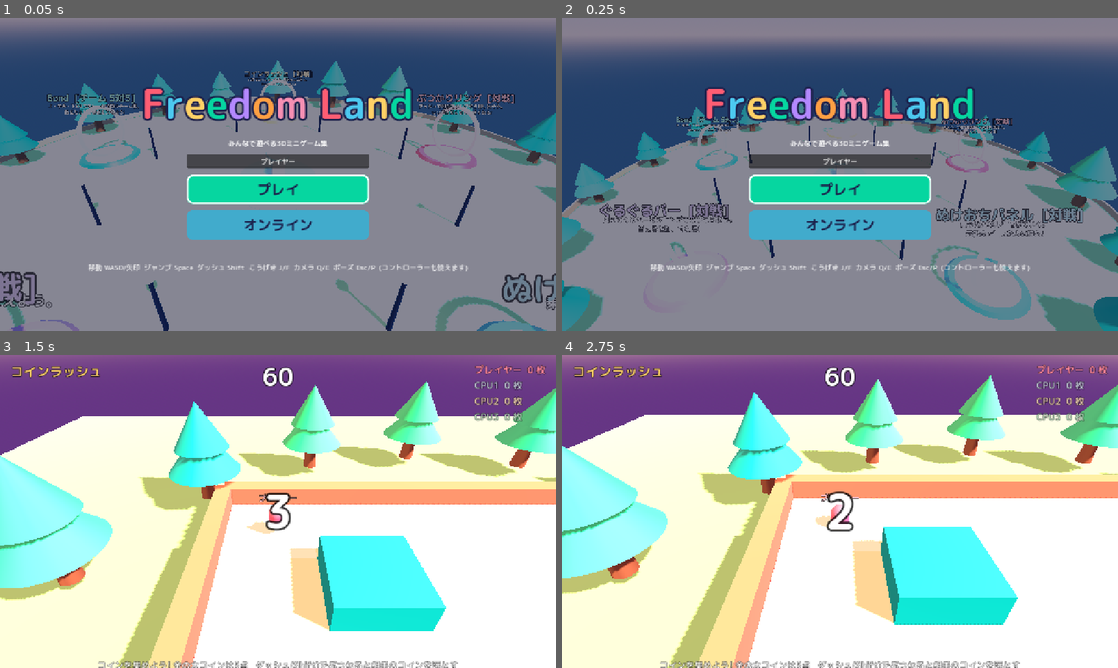
Above: before the commit, frames 1-4 (two rows, left to right).
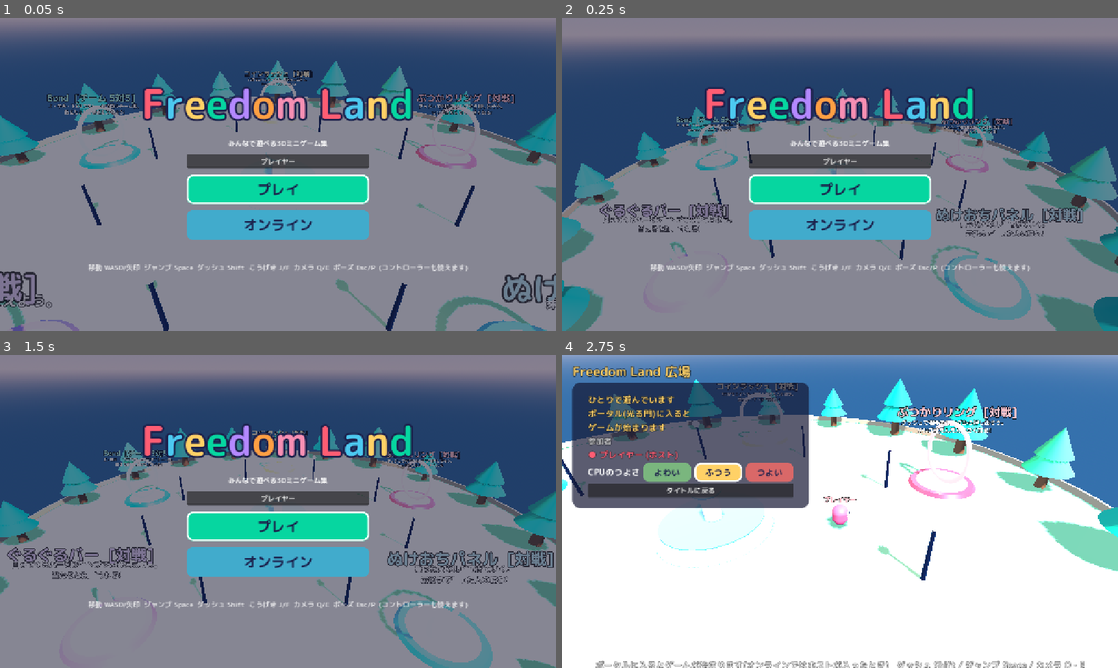
Above: after the commit, the same moments.

Repository: Lumiere2110/freedom-land
Game: Godot game, scene res://scenes/main.tscn
Same seed, same stepped clock (60 frames per second), same inputs: the game is played once before the commit and once after it.
Inputs (mouse positions are in pixels of both pictures, inside the frame that each line leads up to):
- Up to frame 1 (0.05 s): no input
- Up to frame 2 (0.25 s): no input
- Up to frame 3 (1.5 s): click "プレイ" at 0.5 s; click (127, 489) at 1.25 s, where only the run after the commit has a clickable "タイトルに戻る"
- Up to frame 4 (2.75 s): move the mouse to (962, 495) at 2.02 s; hold D (move_right) from 2.03 s (still down); tap J (attack) at 2.1 s; click (962, 495) at 2.17 s; tap Space (jump) at 2.27 s

The runs differ from the first frame. In frame 3, 100% of the frame differs, in the area x 0-100%, y 0-100%; in frame 4, 76%.

Commit message:
プレイで空島へ、オンラインはパスワードでルームを作成・参加。ブラウザ版もオンライン対戦に対応
- プレイ: タイトルの空島(広場)に行き、ポータルでゲームを選ぶ(ゲーム一覧ページは削除)
- オンライン: ルームを作成(6文字のパスワードを表示)/ ルームに参加(パスワード入力)
- 通信を ENet から WebRTC に変更。接続の受け渡しは公開 MQTT ブローカー(HiveMQ)
- パソコン版とブラウザ版(スマホ)が同じルームで遊べる
- パソコン版に公式 webrtc-native 拡張(Windows 64bit)を追加
- ポーズの「ゲーム一覧にもどる」を「空島にもどる」に

Co-Authored-By: Claude Opus 5.5 <noreply@anthropic.com>

Diff:
--- a/scripts/hub.gd
+++ b/scripts/hub.gd
@@ -20,7 +20,7 @@
 func _ready() -> void:
 	is_hub = true
 	game_title = "Freedom Land 広場"
-	help_text = "ポータルに入るとゲームが始まります(ホストのみ)   ダッシュ Shift / ジャンプ Space / カメラ Q・E"
+	help_text = "ポータルに入るとゲームが始まります(オンラインではホストが入ったとき)   ダッシュ Shift / ジャンプ Space / カメラ Q・E"
 	cam_distance = 14.0
 	cam_height = 10.0
 	_live = participants.size() > 0
@@ -206,14 +206,20 @@
 	hud.add_child(panel)
 	var box := VBoxContainer.new()
 	panel.add_child(box)
-	var text := "ひとりで遊んでいます"
+	var text := "ひとりで遊んでいます\nポータル(光る門)に入ると\nゲームが始まります"
 	if Net.online:
 		if multiplayer.is_server():
-			text = "あなたがホストです\nIPアドレス: %s\nポート: %d" % [Net.local_address(), Net.DEFAULT_PORT]
+			text = "あなたがホストです\nみんなにパスワードを教えてね"
 		else:
-			text = "部屋に参加中"
+			text = "ルームに参加中"
 	_info_label = make_label(text, 20, Color("#ffd166"))
 	box.add_child(_info_label)
+	# ルームのパスワードを大きく表示
+	if Net.online and Net.room_code != "":
+		box.add_child(make_label("パスワード", 16, Color(1, 1, 1, 0.7)))
+		var code_label := make_label(Net.room_code, 48, Color.WHITE)
+		code_label.add_theme_color_override("font_outline_color", Color("#1b1f4a"))
+		box.add_child(code_label)
 	box.add_child(make_label("参加者", 18, Color(1, 1, 1, 0.7)))
 	_player_list = VBoxContainer.new()
 	box.add_child(_player_list)
--- a/scripts/main.gd
+++ b/scripts/main.gd
@@ -7,8 +7,9 @@
 ## やっていること:
 ##   1. キーボード・コントローラーのボタンを登録する
 ##   2. タイトル画面を出す
-##        「プレイ」   → ゲーム一覧 → 選んだゲームをひとり(+CPU)で遊ぶ
-##        「オンライン」→ 部屋を作る / 部屋に入る → みんなで広場に集まって遊ぶ
+##        「プレイ」   → 空島(広場)へ。ポータルに入るとゲームが始まる(ひとり+CPU)
+##        「オンライン」→ ルームを作成(パスワードが出る) / ルームに参加(パスワードを入れる)
+##                       → みんなで同じ空島に集まって遊ぶ
 ##   3. 「広場」や「ミニゲーム」を切りかえる
 ##
 ## 画面の切りかえは「Game」という名前のノードを入れかえて行います。
@@ -48,7 +49,8 @@
 var current_participants := [] # 今の画面の参加者
 var _title_ui: Control
 var _message_label: Label
-var _pages := {}               # タイトル画面のページ: "top"(はじめ) / "play"(ゲーム一覧) / "online"(接続)
+var _pages := {}               # タイトル画面のページ: "top"(はじめ) / "online"(ルーム) / "join"(パスワード入力)
+var _code_edit: LineEdit       # パスワードを入れる欄
 var _name_edit: LineEdit
 var pause_menu: CanvasLayer    # ポーズメニュー(scripts/pause_menu.gd)
 var touch: Control             # スマホ用の画面ボタン(scripts/touch_controls.gd)
@@ -59,6 +61,7 @@
 	_setup_input()
 	Net.connection_problem.connect(_on_connection_problem)
 	Net.players_changed.connect(_on_players_changed)
+	Net.room_ready.connect(_on_room_ready)
 	_show_title()
 
 	# ポーズメニュー
@@ -81,11 +84,10 @@
 		_autotest_lane()
 	elif args.has("--autohost"):
 		Net.my_name = "ホスト"
-		_on_host_pressed(Net.DEFAULT_PORT)
+		_on_host_pressed()
 		_autotest_online(true)
 	elif args.has("--autojoin"):
 		Net.my_name = "ゲスト"
-		Net.join_room("127.0.0.1", Net.DEFAULT_PORT)
 		_autotest_online(false)
 
 
@@ -154,13 +156,8 @@
 	load_scene.rpc_id(peer_id, current_scene, current_participants)
 
 
-## ゲームが終わったあとに戻る場所
-##   オンライン → みんなで広場へ(ホストだけが決める)
-##   ひとりで遊んでいる → タイトルのゲーム一覧へ
+## ゲームが終わったあとは、空島(広場)へ戻る(ホストだけが決める。ひとりのときは自分がホスト)
 func back_to_hub() -> void:
-	if not Net.online:
-		_back_to_title_page("play")
-		return
 	if multiplayer.is_server():
 		load_scene.rpc("hub", hub_participants())
 
@@ -252,8 +249,8 @@
 
 	# ページを3つ作って、同じ場所に重ねておく(見せるのは1つだけ)
 	_pages["top"] = _build_top_page()
-	_pages["play"] = _build_play_page()
 	_pages["online"] = _build_online_page()
+	_pages["join"] = _build_join_page()
 	for page in _pages.values():
 		box.add_child(page)
 
@@ -319,83 +316,15 @@
 	var play := _big_button("プレイ", Color("#06d6a0"))
 	play.custom_minimum_size.y = 68
 	play.add_theme_font_size_override("font_size", 32)
-	play.pressed.connect(func(): _show_page("play"))
+	play.pressed.connect(_start_solo)
 	page.add_child(play)
 
 	var online := _big_button("オンライン", Color("#4cc9f0"))
 	online.custom_minimum_size.y = 68
 	online.add_theme_font_size_override("font_size", 32)
-	online.pressed.connect(func():
-		if Net.is_web():
-			# ブラウザ版では、パソコンどうしをつなぐ通信(ENet)が使えない
-			_set_message("ブラウザ版ではオンライン対戦はできません。\nみんなで遊ぶときはパソコン版(my web からダウンロード)を使ってね。")
-		else:
-			_show_page("online"))
+	online.pressed.connect(func(): _show_page("online"))
 	page.add_child(online)
 	return page
-
-
-## ゲーム一覧のページ: ゲームを選ぶと、ひとり(+CPU)ですぐ始まる
-func _build_play_page() -> Control:
-	var page := VBoxContainer.new()
-	page.add_theme_constant_override("separation", 12)
-
-	var head := Label.new()
-	head.text = "ゲームをえらぼう"
-	head.horizontal_alignment = HORIZONTAL_ALIGNMENT_CENTER
-	head.add_theme_font_size_override("font_size", 30)
-	page.add_child(head)
-
-	# ゲームのカードを2列にならべる
-	var grid := GridContainer.new()
-	grid.columns = 2
-	grid.add_theme_constant_override("h_separation", 14)
-	grid.add_theme_constant_override("v_separation", 14)
-	page.add_child(grid)
-	for g in GAMES:
-		grid.add_child(_game_card(g))
-
-	# CPUのつよさを選ぶ列
-	var level_row := cpu_level_row()
-	level_row.size_flags_horizontal = Control.SIZE_SHRINK_CENTER
-	page.add_child(level_row)
-
-	var back := _big_button("もどる", Color("#c7c9d9"))
-	back.custom_minimum_size = Vector2(220, 48)
-	back.size_flags_horizontal = Control.SIZE_SHRINK_CENTER
-	back.pressed.connect(func(): _show_page("top"))
-	page.add_child(back)
-	return page
-
-
-## ゲーム1つぶんのカード(押すとそのゲームが始まる大きなボタン)
-func _game_card(g: Dictionary) -> Button:
-	var color: Color = g["color"]
-	var b := _big_button("", color)
-	b.custom_minimum_size = Vector2(360, 120)
-	b.focus_mode = Control.FOCUS_ALL
-	# ボタンの中に文字を2段で並べる(タイトルと説明)
-	var inner := VBoxContainer.new()
-	inner.set_anchors_preset(Control.PRESET_FULL_RECT)
-	inner.offset_left = 18
-	inner.offset_right = -18
-	inner.offset_top = 12
-	inner.mouse_filter = Control.MOUSE_FILTER_IGNORE
-	b.add_child(inner)
-	var title := Label.new()
-	title.text = "%s  [%s]" % [g["title"], g["mode"]]
-	title.add_theme_font_size_override("font_size", 26)
-	title.add_theme_color_override("font_color", Color("#1b1f4a"))
-	title.mouse_filter = Control.MOUSE_FILTER_IGNORE
-	inner.add_child(title)
-	var text := Label.new()
-	text.text = g["text"]
-	text.add_theme_font_size_override("font_size", 16)
-	text.add_theme_color_override("font_color", Color("#1b1f4a"))
-	text.mouse_filter = Control.MOUSE_FILTER_IGNORE
-	inner.add_child(text)
-	b.pressed.connect(func(): _start_solo_game(g["id"]))
-	return b
 
 
 ## 「CPUのつよさ: よわい / ふつう / つよい」の列を作る(タイトルと広場で使う)
@@ -438,74 +367,119 @@
 	return DisplayServer.is_touchscreen_available() or OS.get_cmdline_user_args().has("--touch")
 
 
-## ひとりでゲームを始める(足りない人数はCPU)
-func _start_solo_game(game_id: String) -> void:
+## 「プレイ」: ひとり(+CPU)で空島へ。空島のポータルに入るとゲームが始まる
+func _start_solo() -> void:
 	Net.my_name = _name_from(_name_edit)
 	Net.start_solo()
-	start_game(game_id)
-
-
-## オンラインのページ: 部屋を作る / IPアドレスを入れて部屋に入る
+	load_scene("hub", hub_participants())
+
+
+## オンラインのページ: ルームを作成 / ルームに参加
 func _build_online_page() -> Control:
+	var page := _page_box("オンラインで遊ぶ",
+		"1人が「ルームを作成」を押すと、画面にパスワードが出ます。\nほかの人は「ルームに参加」でそのパスワードを入れると、同じ空島に集まれます。")
+
+	var host := _big_button("ルームを作成", Color("#ffd166"))
+	host.custom_minimum_size.y = 64
+	host.add_theme_font_size_override("font_size", 28)
+	host.pressed.connect(func():
+		Net.my_name = _name_from(_name_edit)
+		_on_host_pressed())
+	page.add_child(host)
+
+	var join := _big_button("ルームに参加", Color("#4cc9f0"))
+	join.custom_minimum_size.y = 64
+	join.add_theme_font_size_override("font_size", 28)
+	join.pressed.connect(func():
+		_show_page("join")
+		_code_edit.grab_focus.call_deferred())
+	page.add_child(join)
+
+	page.add_child(_back_button(func():
+		Net.leave()   # ルームを作っている途中ならやめる
+		_show_page("top")))
+	return page
+
+
+## パスワード入力のページ
+func _build_join_page() -> Control:
+	var page := _page_box("ルームに参加", "ルームを作った人の画面に出ているパスワード(6文字)を入れてね")
+
+	_code_edit = LineEdit.new()
+	_code_edit.placeholder_text = "パスワード"
+	_code_edit.max_length = 6
+	_code_edit.alignment = HORIZONTAL_ALIGNMENT_CENTER
+	_code_edit.add_theme_font_size_override("font_size", 40)
+	_code_edit.custom_minimum_size.y = 70
+	# 小文字で入れても大文字にする
+	_code_edit.text_changed.connect(func(t: String):
+		var up := t.to_upper()
+		if up != t:
+			var caret := _code_edit.caret_column
+			_code_edit.text = up
+			_code_edit.caret_column = caret)
+	_code_edit.text_submitted.connect(func(_t: String): _join_with_code())
+	page.add_child(_code_edit)
+
+	var enter := _big_button("ルームに入る", Color("#06d6a0"))
+	enter.custom_minimum_size.y = 64
+	enter.add_theme_font_size_override("font_size", 28)
+	enter.pressed.connect(_join_with_code)
+	page.add_child(enter)
+
+	page.add_child(_back_button(func():
+		Net.leave()
+		_show_page("online")))
+	return page
+
+
+## ページの入れ物(見出し+説明)
+func _page_box(title: String, help: String) -> VBoxContainer:
 	var page := VBoxContainer.new()
 	page.add_theme_constant_override("separation", 14)
 	page.custom_minimum_size = Vector2(520, 0)
 	page.size_flags_horizontal = Control.SIZE_SHRINK_CENTER
-
 	var head := Label.new()
-	head.text = "オンラインで遊ぶ"
+	head.text = title
 	head.horizontal_alignment = HORIZONTAL_ALIGNMENT_CENTER
 	head.add_theme_font_size_override("font_size", 30)
 	page.add_child(head)
-
 	var how := Label.new()
-	how.text = "1人が「部屋を作る」を押して、広場に出るIPアドレスをみんなに教えます。\nほかの人はそのIPアドレスを入れて「部屋に入る」を押します。"
+	how.text = help
 	how.horizontal_alignment = HORIZONTAL_ALIGNMENT_CENTER
+	how.autowrap_mode = TextServer.AUTOWRAP_WORD_SMART
 	how.add_theme_font_size_override("font_size", 16)
 	how.add_theme_color_override("font_color", Color(1, 1, 1, 0.8))
 	page.add_child(how)
-
-	var host := _big_button("部屋を作る(ホスト)", Color("#ffd166"))
-	host.pressed.connect(func():
-		Net.my_name = _name_from(_name_edit)
-		_on_host_pressed(Net.DEFAULT_PORT))
-	page.add_child(host)
-
-	var row := HBoxContainer.new()
-	row.add_theme_constant_override("separation", 10)
-	var ip_edit := LineEdit.new()
-	ip_edit.placeholder_text = "ホストのIPアドレス(例 192.168.0.5)"
-	ip_edit.size_flags_horizontal = Control.SIZE_EXPAND_FILL
-	row.add_child(ip_edit)
-	var join := _big_button("部屋に入る", Color("#4cc9f0"))
-	join.pressed.connect(func():
-		Net.my_name = _name_from(_name_edit)
-		var address := ip_edit.text.strip_edges()
-		if address == "":
-			address = "127.0.0.1"
-		if Net.join_room(address, Net.DEFAULT_PORT) != OK:
-			_set_message("接続を始められませんでした。")
-		else:
-			_set_message("%s に接続しています…" % address))
-	row.add_child(join)
-	page.add_child(row)
-
+	return page
+
+
+func _back_button(action: Callable) -> Button:
 	var back := _big_button("もどる", Color("#c7c9d9"))
 	back.custom_minimum_size = Vector2(220, 48)
 	back.size_flags_horizontal = Control.SIZE_SHRINK_CENTER
-	back.pressed.connect(func():
-		if Net.online:
-			Net.leave()   # 接続中ならやめる
-		_show_page("top"))
-	page.add_child(back)
-	return page
-
-
-func _on_host_pressed(port: int) -> void:
-	var err := Net.host_room(port)
-	if err != OK:
-		_set_message("部屋を作れませんでした(ポート %d が使用中かもしれません)。" % port)
+	back.pressed.connect(action)
+	return back
+
+
+## パスワードを入れて「ルームに入る」
+func _join_with_code() -> void:
+	var code := _code_edit.text.strip_edges().to_upper()
+	if code.length() != 6:
+		_set_message("パスワードは6文字です。")
 		return
+	Net.my_name = _name_from(_name_edit)
+	Net.join_room(code)
+	_set_message("ルーム「%s」をさがしています…(少し時間がかかります)" % code)
+
+
+## 「ルームを作成」: パスワードができたら空島へ(_on_room_ready)
+func _on_host_pressed() -> void:
+	Net.host_room()
+	_set_message("ルームを作っています…")
+
+
+func _on_room_ready(_code: String) -> void:
 	load_scene("hub", hub_participants())
 
 
@@ -525,7 +499,10 @@
 
 
 func _on_connection_problem(message: String) -> void:
-	back_to_title(message)
+	# ルームに入ろうとして失敗したときは、パスワード入力のページに戻す
+	var joining: bool = current_scene == "" and _pages["join"].visible
+	_back_to_title_page("join" if joining else "top")
+	_set_message(message)
 
 
 func _set_message(text: String) -> void:
@@ -571,7 +548,7 @@
 func _autotest() -> void:
 	Net.my_name = "テスト"
 	# タイトル画面の3つのページを順番に表示する
-	for page in ["top", "play", "online"]:
+	for page in ["top", "online", "join"]:
 		_show_page(page)
 		await get_tree().create_timer(3.0 if page == "top" else 1.5).timeout
 		_autotest_shot("title_" + page)
@@ -625,6 +602,34 @@
 ## 2台(ホストとゲスト)で同時に起動して、通信できるか確かめる
 func _autotest_online(is_host: bool) -> void:
 	var who := "HOST" if is_host else "GUEST"
+	var code_file := "user://autotest_room.txt"
+	if is_host:
+		# パスワードができたらファイルに書いて、ゲストが入ってくるのを待つ
+		await Net.room_ready
+		var f := FileAccess.open(code_file, FileAccess.WRITE)
+		f.store_string(Net.room_code)
+		f.close()
+		print("NETTEST HOST: room=", Net.room_code)
+		for i in 60:
+			if Net.players.size() >= 2:
+				break
+			await get_tree().create_timer(1.0).timeout
+		print("NETTEST HOST: players=", Net.players.keys())
+	else:
+		# ホストが書いたパスワードを読んで、ルームに入る
+		for i in 30:
+			if FileAccess.file_exists(code_file):
+				break
+			await get_tree().create_timer(0.5).timeout
+		var code := FileAccess.get_file_as_string(code_file)
+		DirAccess.remove_absolute(ProjectSettings.globalize_path(code_file))
+		print("NETTEST GUEST: joining ", code)
+		Net.join_room(code)
+		for i in 60:
+			if current_scene != "":
+				break
+			await get_tree().create_timer(1.0).timeout
+		print("NETTEST GUEST: scene=", current_scene, " players=", Net.players.keys())
 	await get_tree().create_timer(4.0).timeout
 	for id in ["coin_rush", "panel_drop", "bump_ring", "spin_bar", "lane_battle", "hub"]:
 		if is_host:
--- a/scripts/net.gd
+++ b/scripts/net.gd
@@ -7,9 +7,9 @@
 ## どのスクリプトからでも「Net.〇〇」と書くだけで使えます。
 ##
 ## しくみのざっくり説明:
-##   ・「ホスト」= 部屋を作る人。ゲームの進行(点数・タイマーなど)を決める係。
-##   ・「クライアント」= ホストの部屋に入る人。
-##   ・パソコン同士は ENet という通信方法でつながります。
+##   ・「ホスト」= ルームを作る人。ゲームの進行(点数・タイマーなど)を決める係。
+##   ・「ゲスト」= パスワードを入れて、ホストのルームに入る人。
+##   ・パソコンやスマホどうしは WebRTC という通信方法でつながります(くわしくは room.gd)。
 ##   ・各プレイヤーには「ピアID」という番号がつきます。ホストはいつも 1 番です。
 ##
 ## RPC(アールピーシー)とは:
@@ -22,10 +22,15 @@
 ## 接続に失敗したとき・切れたときに知らせる合図
 signal connection_problem(message: String)
 
-## 通信に使う「ポート番号」。部屋に入る人も同じ番号を使います。
-const DEFAULT_PORT := 24680
-## 一つの部屋に入れる最大人数(ホストをのぞく)
+## ルームができたときの合図(パスワードつき)
+signal room_ready(code: String)
+
+## 一つのルームに入れる最大人数(ホストをのぞく)
 const MAX_CLIENTS := 7
+
+const RoomScript = preload("res://scripts/room.gd")
+var room: Node              # ルームとパスワードの係(room.gd)
+var room_code := ""         # 今いるルームのパスワード
 
 ## プレイヤーの色。入った順に割り当てます。
 const COLORS := [
@@ -74,6 +79,12 @@
 	ThemeDB.fallback_font = font
 	ThemeDB.fallback_font_size = 22
 
+	# ルームの係(scripts/room.gd)
+	room = RoomScript.new()
+	add_child(room)
+	room.room_ready.connect(_on_room_ready)
+	room.failed.connect(_on_room_failed)
+
 	# 通信のできごとが起きたときに呼ばれる関数をつないでおく
 	multiplayer.peer_connected.connect(_on_peer_connected)
 	multiplayer.peer_disconnected.connect(_on_peer_disconnected)
@@ -92,46 +103,43 @@
 	players_changed.emit()
 
 
-## 部屋を作る(ホストになる)。うまくいけば OK が返ります。
-func host_room(port: int) -> Error:
-	var peer := ENetMultiplayerPeer.new()
-	var err := peer.create_server(port, MAX_CLIENTS)
-	if err != OK:
-		return err
-	multiplayer.multiplayer_peer = peer
+## ルームを作る(ホストになる)。パスワードができると room_ready の合図が来ます。
+func host_room() -> void:
+	leave()
+	multiplayer.multiplayer_peer = room.start_host()
 	online = true
+	room_code = room.code
 	players = {1: {"name": my_name, "color": COLORS[0]}}
-	players_changed.emit()
-	return OK
-
-
-## 部屋に入る(クライアントになる)。つながったかどうかは後でシグナルでわかります。
-func join_room(address: String, port: int) -> Error:
-	var peer := ENetMultiplayerPeer.new()
-	var err := peer.create_client(address, port)
-	if err != OK:
-		return err
-	multiplayer.multiplayer_peer = peer
+
+
+## パスワードを入れてルームに入る。つながると connected_to_server が来ます。
+func join_room(code: String) -> void:
+	leave()
+	multiplayer.multiplayer_peer = room.start_guest(code)
 	online = true
+	room_code = room.code
 	players = {}
-	return OK
 
 
 ## 通信をやめてタイトルに戻るときに使う
 func leave() -> void:
+	room.stop()
 	if multiplayer.multiplayer_peer:
 		multiplayer.multiplayer_peer.close()
 	multiplayer.multiplayer_peer = OfflineMultiplayerPeer.new()
 	online = false
+	room_code = ""
 	players = {}
 
 
-## このパソコンの IP アドレス(同じ Wi-Fi の人に教える番号)を探す
-func local_address() -> String:
-	for a in IP.get_local_addresses():
-		if a.begins_with("192.168.") or a.begins_with("10.") or a.begins_with("172."):
-			return a
-	return "127.0.0.1"
+func _on_room_ready(code: String) -> void:
+	room_ready.emit(code)
+	players_changed.emit()
+
+
+func _on_room_failed(message: String) -> void:
+	leave()
+	connection_problem.emit(message)
 
 
 # ───────── 通信のできごと ─────────
@@ -175,7 +183,7 @@
 
 func _on_connection_failed() -> void:
 	leave()
-	connection_problem.emit("部屋に入れませんでした。IPアドレスとポート番号を確かめてください。")
+	connection_problem.emit("ルームに入れませんでした。パスワードを確かめてください。")
 
 
 func _on_host_disconnected() -> void:
--- a/scripts/pause_menu.gd
+++ b/scripts/pause_menu.gd
@@ -81,13 +81,15 @@
 	else:
 		_note.text = "ゲームを止めています"
 		get_tree().paused = true
-		_add_button("はじめからやりなおす", Color("#ffd166"), func():
-			var scene: String = main.current_scene
-			close()
-			main.start_game(scene))
-		_add_button("ゲーム一覧にもどる", Color("#4cc9f0"), func():
-			close()
-			main._back_to_title_page("play"))
+		# 空島(広場)にいるときは、ゲーム用のボタンは出さない
+		if main.current_scene != "hub":
+			_add_button("はじめからやりなおす", Color("#ffd166"), func():
+				var scene: String = main.current_scene
+				close()
+				main.start_game(scene))
+			_add_button("空島にもどる", Color("#4cc9f0"), func():
+				close()
+				main.back_to_hub())
 		_add_button("タイトルにもどる", Color("#c7c9d9"), func():
 			close()
 			main.back_to_title())
--- /dev/null
+++ b/scripts/room.gd
@@ -0,0 +1,259 @@
+extends Node
+## ─────────────────────────────────────────────
+## Room(ルームとパスワードの係)
+## ─────────────────────────────────────────────
+## 「ルームを作成」「ルームに参加」で、パソコンやスマホどうしをつなぐ係です。
+##
+## つなぐ仕組み(WebRTC):
+##   WebRTC は、ブラウザでもパソコンでも使える「直接つながる」通信です。
+##   ただし、つながる前に「わたしの住所はここです」という紙(SDP と ICE 候補)を
+##   おたがいに渡し合う必要があります。この受け渡しを「シグナリング」と呼びます。
+##
+## 紙の受け渡し(MQTT):
+##   紙は、だれでも使える無料の「伝言板」サーバー(MQTT ブローカー)を通して渡します。
+##   伝言板には「トピック」という部屋のような名前があり、
+##     freedomland/v1/パスワード/host        … ホストあての伝言
+##     freedomland/v1/パスワード/g/ゲスト番号 … ゲストあての伝言
+##   に書きこみます。同じパスワードを知っている人だけが、同じ場所で出会えます。
+##   つながったあとのゲームの通信は、伝言板を通らず直接行います。
+##
+## MQTT のメッセージ(パケット)は、決まった形のバイト列です。ここでは必要な
+## CONNECT(つなぐ)・SUBSCRIBE(伝言を受け取る)・PUBLISH(伝言を書く)・PINGREQ(生きてるよ)
+## だけを自分で作っています。
+
+signal room_ready(code: String)     # ホスト: ルームができた
+signal failed(message: String)      # うまくいかなかった
+
+const BROKER := "wss://broker.hivemq.com:8884/mqtt"
+const TOPIC := "freedomland/v1/"
+## STUN サーバー: 「外から見た自分の住所」を教えてくれる無料のサーバー
+const ICE := {"iceServers": [{"urls": ["stun:stun.l.google.com:19302", "stun:stun1.l.google.com:19302"]}]}
+## パスワードに使う文字(0とO、1とIなど、まちがえやすい文字は入れない)
+const CODE_CHARS := "ABCDEFGHJKLMNPQRSTUVWXYZ23456789"
+const JOIN_TIMEOUT := 25.0
+
+var is_host := false
+var code := ""
+var peer: WebRTCMultiplayerPeer
+var my_peer_id := 1
+
+var _ws := WebSocketPeer.new()
+var _buffer := PackedByteArray()
+var _sent_connect := false
+var _mqtt_ready := false
+var _ping := 0.0
+var _wait := 0.0              # ゲスト: つながるまでの待ち時間
+var _active := false
+var _conns := {}              # ホスト: ゲスト番号 → WebRTCPeerConnection
+var _conn: WebRTCPeerConnection   # ゲスト: ホストとのつながり
+
+
+## パスワードを作る(6文字)
+static func make_code() -> String:
+	var s := ""
+	for i in 6:
+		s += CODE_CHARS[randi() % CODE_CHARS.length()]
+	return s
+
+
+## ホストとしてルームを作る
+func start_host() -> WebRTCMultiplayerPeer:
+	is_host = true
+	code = make_code()
+	my_peer_id = 1
+	peer = WebRTCMultiplayerPeer.new()
+	peer.create_server()
+	_open_broker()
+	return peer
+
+
+## ゲストとしてルームに入る
+func start_guest(room_code: String) -> WebRTCMultiplayerPeer:
+	is_host = false
+	code = room_code.strip_edges().to_upper()
+	my_peer_id = randi_range(2, 1 << 30)
+	peer = WebRTCMultiplayerPeer.new()
+	peer.create_client(my_peer_id)
+	_conn = _new_connection(1)
+	peer.add_peer(_conn, 1)   # ホストはいつも 1 番
+	_wait = 0.0
+	_open_broker()
+	return peer
+
+
+## やめる(タイトルに戻るとき)
+func stop() -> void:
+	_active = false
+	_mqtt_ready = false
+	if _ws.get_ready_state() != WebSocketPeer.STATE_CLOSED:
+		_ws.close()
+	_conns.clear()
+	_conn = null
+
+
+func _open_broker() -> void:
+	_ws = WebSocketPeer.new()
+	_ws.supported_protocols = PackedStringArray(["mqtt"])
+	_buffer.clear()
+	_sent_connect = false
+	_mqtt_ready = false
+	_active = true
+	var err := _ws.connect_to_url(BROKER)
+	if err != OK:
+		_fail("伝言板サーバーにつながりませんでした。インターネットを確かめてください。")
+
+
+func _fail(message: String) -> void:
+	if not _active:
+		return
+	stop()
+	failed.emit(message)
+
+
+# ─────────── 毎フレーム ───────────
+
+func _process(delta: float) -> void:
+	if not _active:
+		return
+	_ws.poll()
+	var st := _ws.get_ready_state()
+	if st == WebSocketPeer.STATE_OPEN:
+		if not _sent_connect:
+			_sent_connect = true
+			_ws.send(_packet(0x10, _str("MQTT") + PackedByteArray([4, 2, 0, 60]) + _str("fl%d" % randi())))
+		while _ws.get_available_packet_count() > 0:
+			_buffer.append_array(_ws.get_packet())
+		_read_packets()
+		# 生きてるよ(30秒ごと)
+		_ping += delta
+		if _ping > 30.0:
+			_ping = 0.0
+			_ws.send(PackedByteArray([0xC0, 0]))
+	elif st == WebSocketPeer.STATE_CLOSED:
+		if is_host and _mqtt_ready:
+			# ホスト: 伝言板につなぎ直す(あとから来る人も入れるように)
+			_open_broker()
+		else:
+			_fail("伝言板サーバーにつながりませんでした。インターネットを確かめてください。")
+		return
+	# ゲスト: なかなかつながらないとき
+	if not is_host:
+		_wait += delta
+		if peer.get_connection_status() == MultiplayerPeer.CONNECTION_CONNECTED:
+			_ws.close()
+			_active = false
+		elif _wait > JOIN_TIMEOUT:
+			_fail("ルーム「%s」が見つかりませんでした。パスワードを確かめてください。" % code)
+
+
+## たまったバイト列から MQTT のパケットを1つずつ取り出す
+func _read_packets() -> void:
+	while _buffer.size() >= 2:
+		# 残りの長さ(1〜4バイトの可変長)
+		var length := 0
+		var mult := 1
+		var i := 1
+		var complete := false
+		while i < _buffer.size() and i <= 4:
+			var d: int = _buffer[i]
+			length += (d & 127) * mult
+			mult *= 128
+			i += 1
+			if d & 128 == 0:
+				complete = true
+				break
+		if not complete or _buffer.size() < i + length:
+			return   # まだ全部届いていない
+		var kind: int = _buffer[0] >> 4
+		var body := _buffer.slice(i, i + length)
+		_buffer = _buffer.slice(i + length)
+		match kind:
+			2:   # CONNACK: つながった → 伝言を受け取る場所を登録
+				var topic := TOPIC + code + ("/host" if is_host else "/g/%d" % my_peer_id)
+				_ws.send(_packet(0x82, PackedByteArray([0, 1]) + _str(topic) + PackedByteArray([0])))
+			9:   # SUBACK: 登録できた
+				if not _mqtt_ready:
+					_mqtt_ready = true
+					if is_host:
+						room_ready.emit(code)
+					else:
+						_conn.create_offer()   # ホストに「つながりたい」の紙を作る
+			3:   # PUBLISH: 伝言が届いた
+				var tlen: int = (body[0] << 8) | body[1]
+				var text := body.slice(2 + tlen).get_string_from_utf8()
+				var data = JSON.parse_string(text)
+				if data is Dictionary:
+					_on_message(data)
+
+
+## 伝言を書く
+func _publish(topic: String, data: Dictionary) -> void:
+	if _ws.get_ready_state() == WebSocketPeer.STATE_OPEN:
+		_ws.send(_packet(0x30, _str(TOPIC + code + topic) + JSON.stringify(data).to_utf8_buffer()))
+
+
+# ─────────── WebRTC ───────────
+
+func _new_connection(other_id: int) -> WebRTCPeerConnection:
+	var c := WebRTCPeerConnection.new()
+	c.initialize(ICE)
+	# 自分の「住所の紙」ができたら、相手に送る
+	c.session_description_created.connect(func(type: String, sdp: String):
+		c.set_local_description(type, sdp)
+		_send_to(other_id, {"kind": type, "sdp": sdp}))
+	c.ice_candidate_created.connect(func(mid: String, index: int, cand: String):
+		_send_to(other_id, {"kind": "candidate", "mid": mid, "index": index, "cand": cand}))
+	return c
+
+
+## 相手に伝言を送る(ホストへは /host、ゲストへは /g/番号)
+func _send_to(other_id: int, data: Dictionary) -> void:
+	data["from"] = my_peer_id
+	if is_host:
+		_publish("/g/%d" % other_id, data)
+	else:
+		_publish("/host", data)
+
+
+## 伝言が届いたとき
+func _on_message(d: Dictionary) -> void:
+	var from := int(d.get("from", 0))
+	var kind: String = d.get("kind", "")
+	if is_host:
+		if kind == "offer" and not _conns.has(from) and from > 1:
+			if _conns.size() >= Net.MAX_CLIENTS:
+				return
+			var c := _new_connection(from)
+			_conns[from] = c
+			peer.add_peer(c, from)
+			c.set_remote_description("offer", d["sdp"])   # → 自動で answer が作られる
+		elif kind == "candidate" and _conns.has(from):
+			_conns[from].add_ice_candidate(d["mid"], int(d["index"]), d["cand"])
+	else:
+		if kind == "answer" and _conn:
+			_conn.set_remote_description("answer", d["sdp"])
+		elif kind == "candidate" and _conn:
+			_conn.add_ice_candidate(d["mid"], int(d["index"]), d["cand"])
+
+
+# ─────────── MQTT のバイト列づくり ───────────
+
+## 文字列 = 長さ(2バイト) + 中身
+func _str(s: String) -> PackedByteArray:
+	var b := s.to_utf8_buffer()
+	return PackedByteArray([b.size() >> 8, b.size() & 255]) + b
+
+
+## パケット = 種類(1バイト) + 残りの長さ(可変長) + 中身
+func _packet(header: int, body: PackedByteArray) -> PackedByteArray:
+	var out := PackedByteArray([header])
+	var n := body.size()
+	while true:
+		var d := n % 128
+		n = n / 128
+		if n > 0:
+			d |= 128
+		out.append(d)
+		if n == 0:
+			break
+	return out + body
Not shown, added: addons/webrtc_native/webrtc.gdextension.uid
Not shown, changed: export_presets.cfg
Not shown, added: scripts/room.gd.uid
Not shown, added: addons/webrtc_native/LICENSE.libdatachannel
Not shown, added: addons/webrtc_native/LICENSE.libjuice
Not shown, added: addons/webrtc_native/LICENSE.libsrtp
Not shown, added: addons/webrtc_native/LICENSE.mbedtls
Not shown, added: addons/webrtc_native/LICENSE.plog
Not shown, added: addons/webrtc_native/LICENSE.usrsctp
Not shown, added: addons/webrtc_native/LICENSE.webrtc-native
Not shown, added: addons/webrtc_native/lib/libwebrtc_native.windows.template_debug.x86_64.dll
Not shown, added: addons/webrtc_native/lib/libwebrtc_native.windows.template_release.x86_64.dll
(and 2 more such lines)
